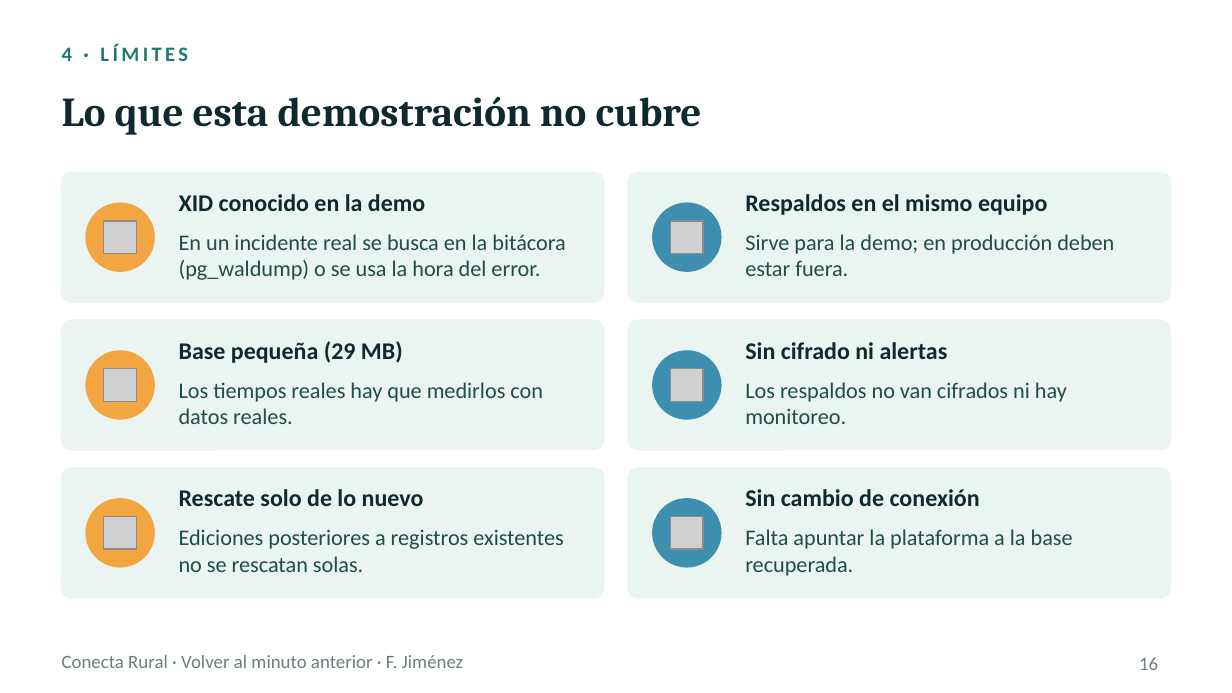
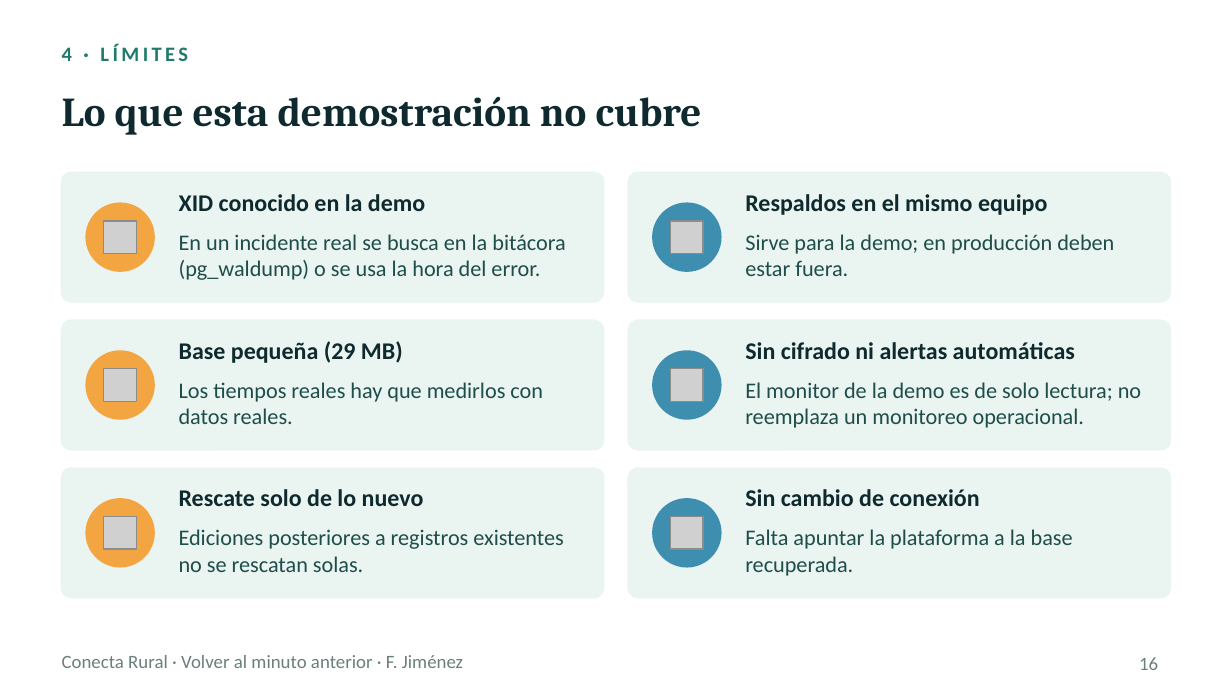
Before and after one commit to fjimenezbravo/dba-sgd-pitr, a slide deck: slide 16 of presentation/Volver_al_minuto_anterior_v5.pptx. Drawn at 1232x693 pixels with LibreOffice and Linux fonts; fonts in the diff are those of the drawing; grey boxes stand for pictures. Boxes give left, top, right and bottom in pixels: in the first picture for what was removed or moved away, otherwise in the second. Text is boxed around its words. In the diff, an @@ line names an element or a change of style, - is before the commit and + after.

```diff
--- a/presentation/Volver_al_minuto_anterior_v5.pptx
+++ b/presentation/Volver_al_minuto_anterior_v5.pptx
@@ text at (745, 342, 1075, 359): text changed @@
-Sin cifrado ni alertas
+Sin cifrado ni alertas automáticas
@@ text at (745, 382, 1141, 428): text changed @@
-Los respaldos no van cifrados ni hay monitoreo.
+El monitor de la demo es de solo lectura; no reemplaza un monitoreo operacional.
```
Also in this commit, not shown: 1 other slide changed, 1 other file.
